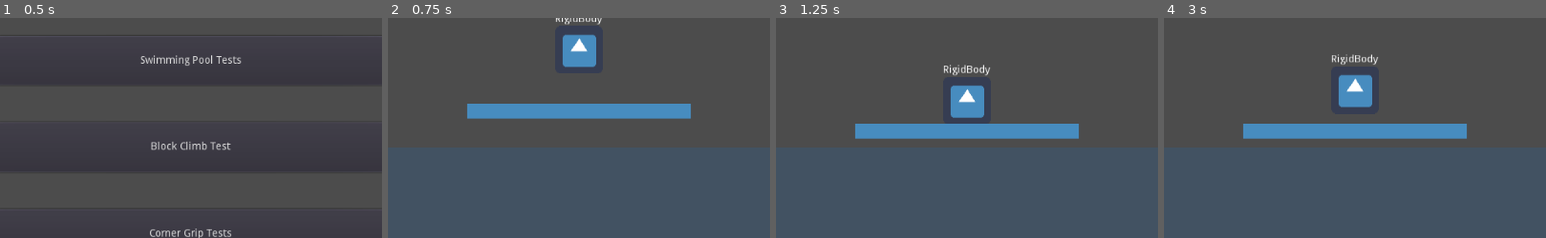
Above: before the commit, frames 1-4 (left to right).
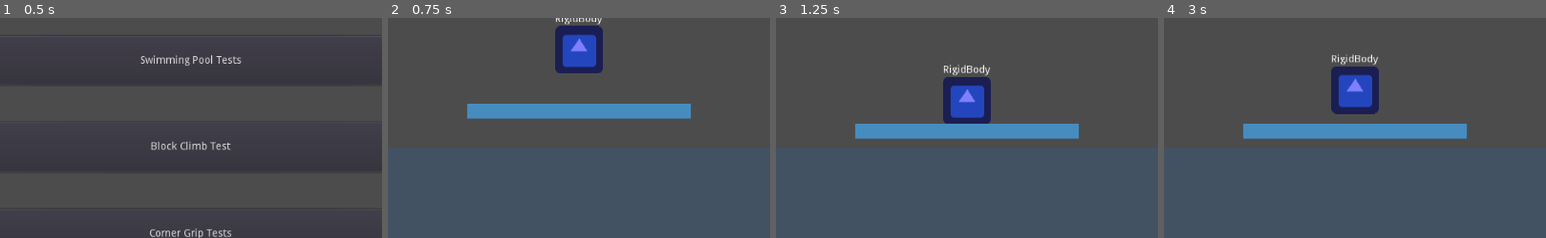
Above: after the commit, the same moments.

Repository: madmiraal/godot-gym
Game: Godot game, scene res://Menu.tscn
Same seed, same stepped clock (60 frames per second), same inputs: the game is played once before the commit and once after it. The engine's default icon, where the game draws it, is replaced by a stand-in: a white triangle on a blue panel in a dark square.
Inputs:
- Up to frame 1 (0.5 s): no input
- Up to frame 2 (0.75 s): click "Swimming Pool Tests" at 0.5 s
- Up to frame 3 (1.25 s): no input
- Up to frame 4 (3 s): tap Enter (ui_accept) at 1.25, 1.52, 2.27 s
The pictures show only the part of the screen within x 25-75%, y 20-70%; the shares and areas given below are measured in that part.

Frame 1 is identical in both runs. In frame 2, 2.7% of the frame differs, in the area x 43-57%, y 3-26%; in frame 3, 2.6%; in frame 4, 2.7%.

Commit message:
Add 3D KinematicBody and RigidBody assets
Use colours to differentiate between KinematicBodies and RigidBodies.

Diff:
--- a/2DAssets/KinematicBody Player.tscn
+++ b/2DAssets/KinematicBody Player.tscn
@@ -17,6 +17,7 @@
 shape = SubResource( 1 )
 
 [node name="Sprite" type="Sprite" parent="."]
+modulate = Color( 0, 0.74902, 0, 1 )
 texture = ExtResource( 1 )
 
 [node name="Label" type="Label" parent="."]
--- a/2DAssets/RigidBody Player.tscn
+++ b/2DAssets/RigidBody Player.tscn
@@ -21,6 +21,7 @@
 shape = SubResource( 1 )
 
 [node name="Sprite" type="Sprite" parent="."]
+modulate = Color( 0.498039, 0.498039, 1, 1 )
 texture = ExtResource( 1 )
 
 [node name="Label" type="Label" parent="."]
--- /dev/null
+++ b/3DAssets/KinematicBody Player.gd
@@ -0,0 +1,15 @@
+extends KinematicBody
+
+signal body_entered
+
+export var linear_velocity = Vector3(0, 0, 0)
+export var gravity_scale = 1.2
+
+var collided = false
+
+func _physics_process(delta):
+	linear_velocity.y -= gravity_scale * 9.8 * delta
+	linear_velocity = move_and_slide(linear_velocity, Vector3.UP)
+	if not collided and get_slide_count() > 0:
+		collided = true
+		emit_signal("body_entered", get_slide_collision(0).collider)
--- /dev/null
+++ b/3DAssets/KinematicBody Player.tscn
@@ -0,0 +1,28 @@
+[gd_scene load_steps=6 format=2]
+
+[ext_resource path="res://3DAssets/Label3D.tscn" type="PackedScene" id=1]
+[ext_resource path="res://3DAssets/KinematicBody Player.gd" type="Script" id=2]
+
+[sub_resource type="BoxShape" id=1]
+
+[sub_resource type="SpatialMaterial" id=2]
+albedo_color = Color( 0, 0, 0.498039, 1 )
+
+[sub_resource type="CubeMesh" id=3]
+material = SubResource( 2 )
+
+[node name="Player" type="KinematicBody"]
+script = ExtResource( 2 )
+__meta__ = {
+"_edit_group_": true
+}
+
+[node name="CollisionShape" type="CollisionShape" parent="."]
+shape = SubResource( 1 )
+
+[node name="MeshInstance" type="MeshInstance" parent="."]
+mesh = SubResource( 3 )
+material/0 = null
+
+[node name="Label3D" parent="." instance=ExtResource( 1 )]
+transform = Transform( 1, 0, 0, 0, 1, 0, 0, 0, 1, 0, 1.1, 1 )
--- /dev/null
+++ b/3DAssets/Label3D.tscn
@@ -0,0 +1,53 @@
+[gd_scene load_steps=5 format=2]
+
+[sub_resource type="GDScript" id=4]
+script/source = "extends Spatial
+
+var text setget set_text, get_text
+var size setget set_size, get_size
+
+func set_text(new_text):
+	$Viewport/Label.text = new_text
+
+func get_text():
+	return $Viewport/Label.text
+
+func set_size(new_size):
+	$MeshInstance.size = new_size
+
+func get_size():
+	return $MeshInstance.size
+"
+
+[sub_resource type="QuadMesh" id=1]
+size = Vector2( 3, 0.25 )
+
+[sub_resource type="ViewportTexture" id=2]
+viewport_path = NodePath("Viewport")
+
+[sub_resource type="SpatialMaterial" id=3]
+resource_local_to_scene = true
+flags_transparent = true
+flags_unshaded = true
+flags_albedo_tex_force_srgb = true
+albedo_texture = SubResource( 2 )
+
+[node name="Label3D" type="Spatial"]
+script = SubResource( 4 )
+
+[node name="Viewport" type="Viewport" parent="."]
+size = Vector2( 200, 15 )
+transparent_bg = true
+msaa = 2
+keep_3d_linear = true
+render_target_v_flip = true
+
+[node name="Label" type="Label" parent="Viewport"]
+margin_right = 200.0
+margin_bottom = 15.0
+align = 1
+valign = 1
+
+[node name="MeshInstance" type="MeshInstance" parent="."]
+mesh = SubResource( 1 )
+material/0 = SubResource( 3 )
--- /dev/null
+++ b/3DAssets/RigidBody Player.tscn
@@ -0,0 +1,26 @@
+[gd_scene load_steps=5 format=2]
+
+[ext_resource path="res://3DAssets/Label3D.tscn" type="PackedScene" id=1]
+
+[sub_resource type="BoxShape" id=1]
+
+[sub_resource type="SpatialMaterial" id=2]
+albedo_color = Color( 0, 0.501961, 0, 1 )
+
+[sub_resource type="CubeMesh" id=3]
+material = SubResource( 2 )
+
+[node name="Player" type="RigidBody"]
+__meta__ = {
+"_edit_group_": true
+}
+
+[node name="CollisionShape" type="CollisionShape" parent="."]
+shape = SubResource( 1 )
+
+[node name="MeshInstance" type="MeshInstance" parent="."]
+mesh = SubResource( 3 )
+material/0 = null
+
+[node name="Label" parent="." instance=ExtResource( 1 )]
+transform = Transform( 1, 0, 0, 0, 1, 0, 0, 0, 1, 0, 1.1, 1 )
